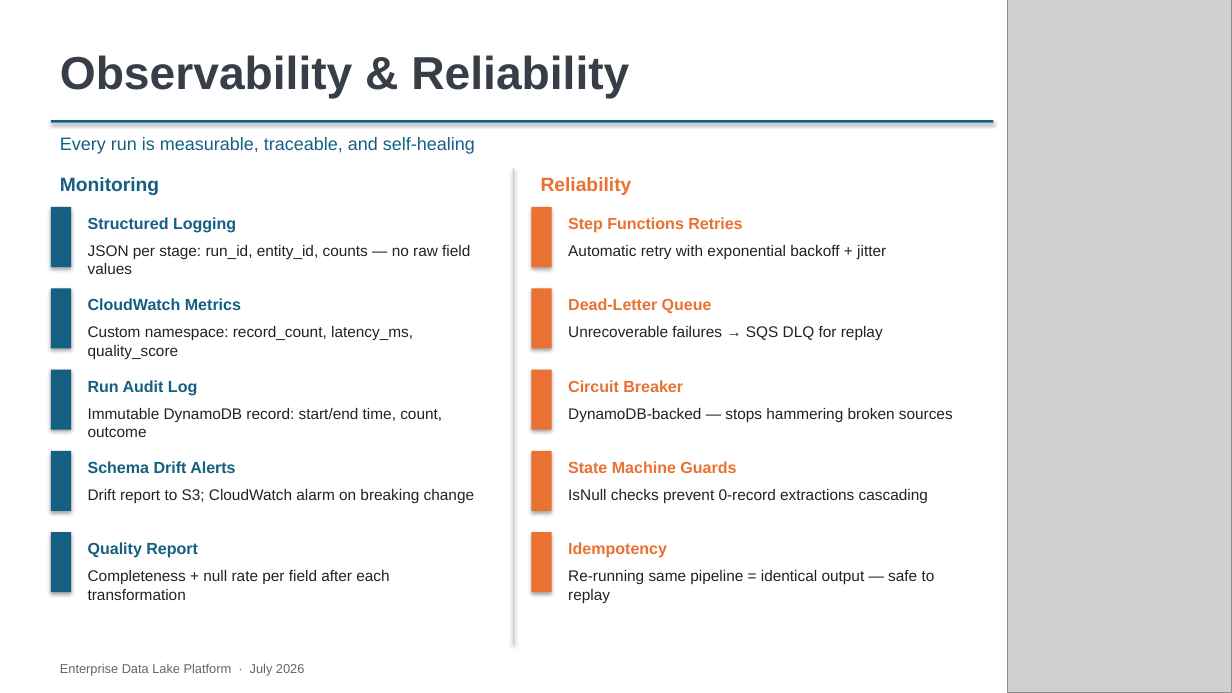
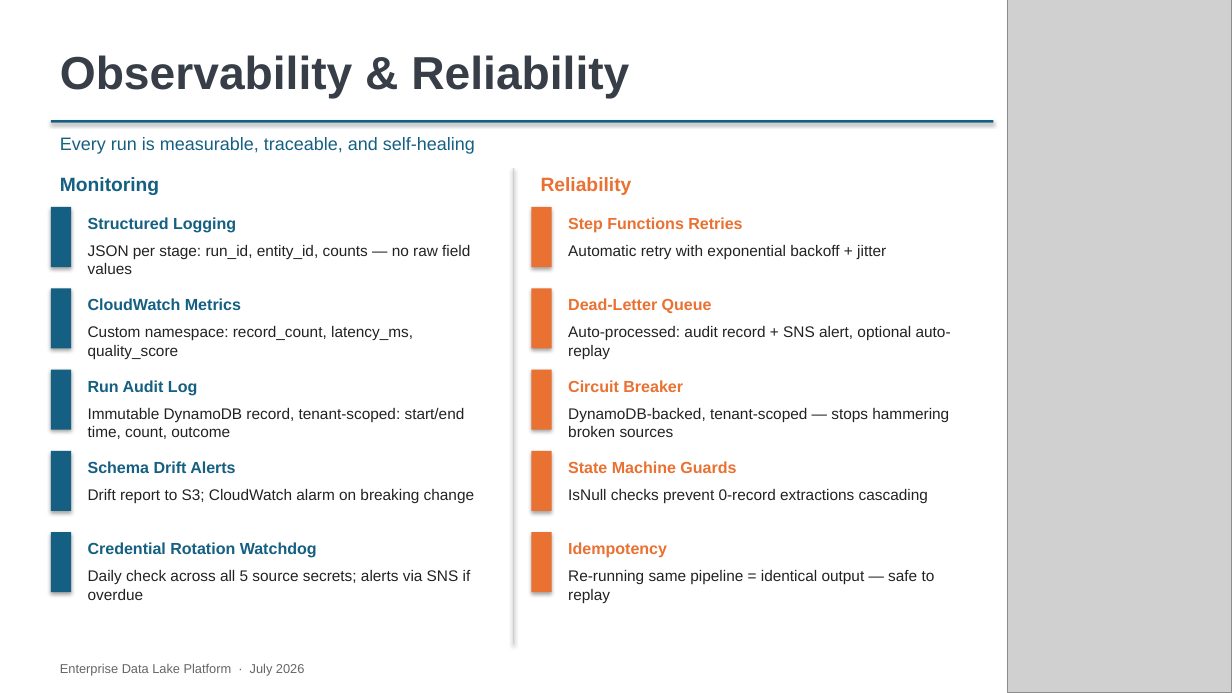
Before and after one commit to deepnarayan-sierradev/DataLake, a slide deck: slide 13 of Enterprise_Data_Lake_Platform_v2.pptx (slide 11 before the commit). Drawn at 1232x693 pixels with LibreOffice and Linux fonts; fonts in the diff are those of the drawing; grey boxes stand for pictures. Boxes give left, top, right and bottom in pixels: in the first picture for what was removed or moved away, otherwise in the second. Text is boxed around its words. In the diff, an @@ line names an element or a change of style, - is before the commit and + after.

```diff
--- a/Enterprise_Data_Lake_Platform_v2.pptx
+++ b/Enterprise_Data_Lake_Platform_v2.pptx
@@ text at <box>568,326,951,359</box>: text changed @@
-Unrecoverable failures → SQS DLQ for replay
+Auto-processed: audit record + SNS alert, optional auto-replay
@@ text at <box>88,408,465,439</box>: text changed @@
-Immutable DynamoDB record: start/end time, count, outcome
+Immutable DynamoDB record, tenant-scoped: start/end time, count, outcome
@@ text at <box>568,408,949,437</box>: text changed @@
-DynamoDB-backed — stops hammering broken sources
+DynamoDB-backed, tenant-scoped — stops hammering broken sources
@@ text at <box>88,542,317,558</box>: text changed @@
-Quality Report
+Credential Rotation Watchdog
@@ text at <box>88,570,471,600</box>: text changed @@
-Completeness + null rate per field after each transformation
+Daily check across all 5 source secrets; alerts via SNS if overdue
```
Also in this commit, not shown: 15 other slides changed, 2 slides added, 58 other files.
